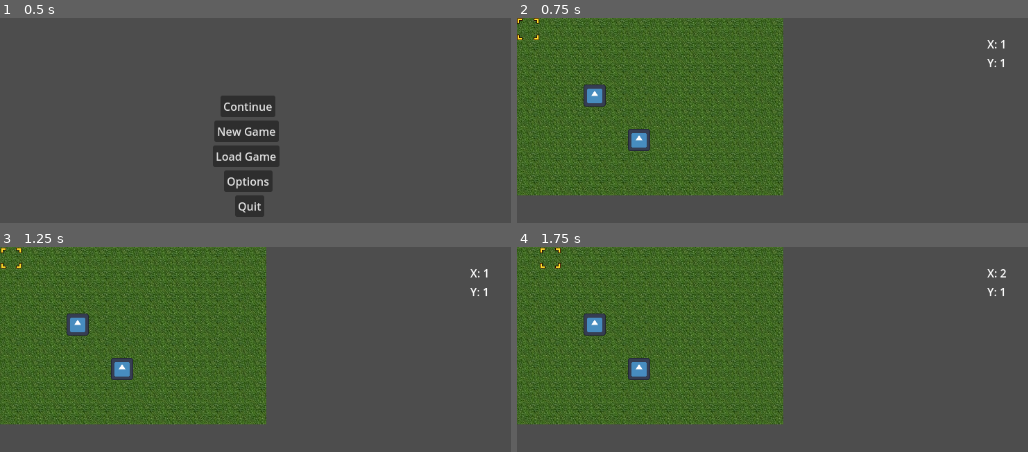
Above: before the commit, frames 1-4 (two rows, left to right).
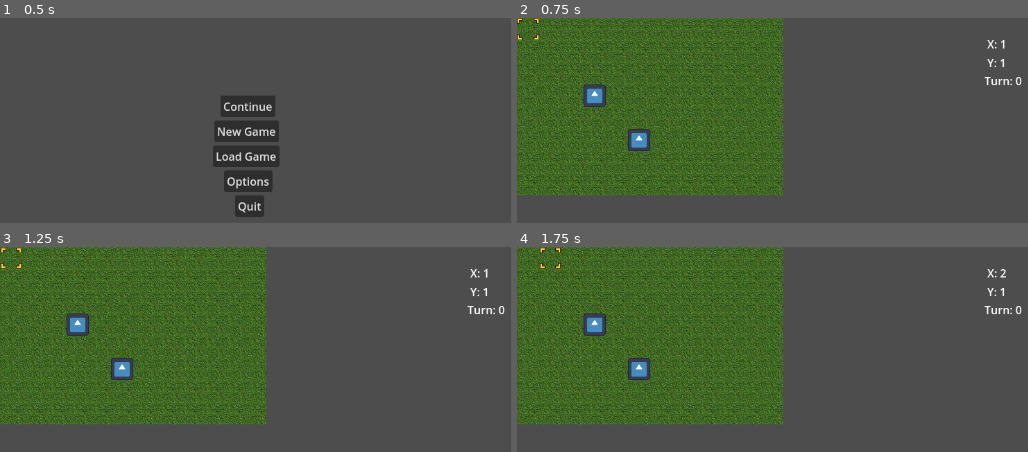
Above: after the commit, the same moments.

Repository: Gavello685/Project-Lovelace
Game: Godot game, scene res://main_menu.tscn
Two runs of this game, one before a commit and one after it. Both use one fixed random seed, a clock stepped at 60 frames per second and the inputs below. The engine's default icon, where the game draws it, is replaced by a stand-in: a white triangle on a blue panel in a dark square.
Inputs:
- Up to frame 1 (0.5 s): no input
- Up to frame 2 (0.75 s): click "New Game" at 0.5 s
- Up to frame 3 (1.25 s): no input
- Up to frame 4 (1.75 s): tap Enter (start, bound only after the commit) at 1.25, 1.55 s; hold Right (right) from 1.28 s (still down); hold Z (select) from 1.28 s (still down)

Frame 1 is identical in both runs. In frame 2, 0.1% of the frame differs, in the area x 91-99%, y 28-33%; in frame 3, 0.1%; in frame 4, 0.1%.

Commit message:
Implemented basic turn tracking

Diff:
--- a/MainNode.gd
+++ b/MainNode.gd
@@ -5,6 +5,7 @@
 @onready var _cursor = $CursorNode
 @onready var _Xlabel = $Node/XLabel
 @onready var _YLabel = $Node/YLabel
+@onready var _TurnLabel = $Node/TurnLabel
 @onready var _units = []
 
 var tileSize = 32
@@ -12,13 +13,14 @@
 var mapHeight = 20
 var xPos = 0
 var yPos = 0
+var turn = 0
 
 # Called when the node enters the scene tree for the first time.
 func _ready():
-	var unit1 = Unit.new("Joan",6,"Mage",6,19,12,4,8,"res://icon.svg")
+	var unit1 = Unit.new("Joan",6,"Mage",6,19,12,4,8,0,"res://icon.svg")
 	unit1.position = Vector2(128-16,128-16)
 	_units.append(unit1)
-	var unit2 = Unit.new("Roger",14,"Rogue",9,15,4,6,5,"res://icon.svg")
+	var unit2 = Unit.new("Roger",14,"Rogue",9,15,4,6,5,1,"res://icon.svg")
 	unit2.position = Vector2(6*32-16,6*32-16)
 	_units.append(unit2)
 	for unit in _units:
@@ -33,15 +35,21 @@
 	_cursorSprite.play("default")
 	_Xlabel.text = "X: " + str(xPos)
 	_YLabel.text = "Y: " + str(yPos)
+	_TurnLabel.text = "Turn: " + str(turn)
 	pass
 
 	# Handles unit selection
 func _unhandled_input(event):
 	for unit in _units:
-		if event.is_action_pressed("select") and unit.overlaps_area(_cursor):
+		if event.is_action_pressed("select") and unit.overlaps_area(_cursor) and unit._team == turn:
 			_unit_toggle(unit)
 		elif event.is_action_pressed("back"):
 			unit.unit_selected = false
+	if event.is_action_pressed("start"):
+		if turn:
+			turn = 0
+		else:
+			turn = 1
 
 	# Toggles unit selection
 func _unit_toggle(unit):
--- a/Unit.gd
+++ b/Unit.gd
@@ -13,6 +13,7 @@
 var _magic
 var _movement
 var _speed
+var _team
 var _sprite = Sprite2D.new()
 var _hitbox = CollisionShape2D.new()
 var _shape = RectangleShape2D.new()
@@ -24,7 +25,7 @@
 	"down": Vector2.DOWN,
 }
 
-func _init(name, attack, _class, defense, hp, magic, movement, speed, sprite):
+func _init(name, attack, _class, defense, hp, magic, movement, speed, team, sprite):
 	self._name = name
 	self._attack = attack
 	self._class = _class
@@ -33,6 +34,7 @@
 	self._magic = magic
 	self._movement = movement
 	self._speed = speed
+	self._team = team
 	self._sprite.texture = load(sprite)
 	self.add_child(_sprite)
 	self._shape.size = Vector2(1,1)
--- a/main_node.tscn
+++ b/main_node.tscn
@@ -82,3 +82,9 @@
 offset_top = 53.0
 offset_right = 718.0
 offset_bottom = 76.0
+
+[node name="TurnLabel" type="Label" parent="Node"]
+offset_left = 674.0
+offset_top = 79.0
+offset_right = 714.0
+offset_bottom = 102.0
--- a/project.godot
+++ b/project.godot
@@ -51,6 +51,11 @@
 "events": [Object(InputEventKey,"resource_local_to_scene":false,"resource_name":"","device":-1,"window_id":0,"alt_pressed":false,"shift_pressed":false,"ctrl_pressed":false,"meta_pressed":false,"pressed":false,"keycode":0,"physical_keycode":88,"key_label":0,"unicode":120,"echo":false,"script":null)
 ]
 }
+start={
+"deadzone": 0.5,
+"events": [Object(InputEventKey,"resource_local_to_scene":false,"resource_name":"","device":-1,"window_id":0,"alt_pressed":false,"shift_pressed":false,"ctrl_pressed":false,"meta_pressed":false,"pressed":false,"keycode":0,"physical_keycode":4194309,"key_label":0,"unicode":0,"echo":false,"script":null)
+]
+}
 
 [rendering]
 
